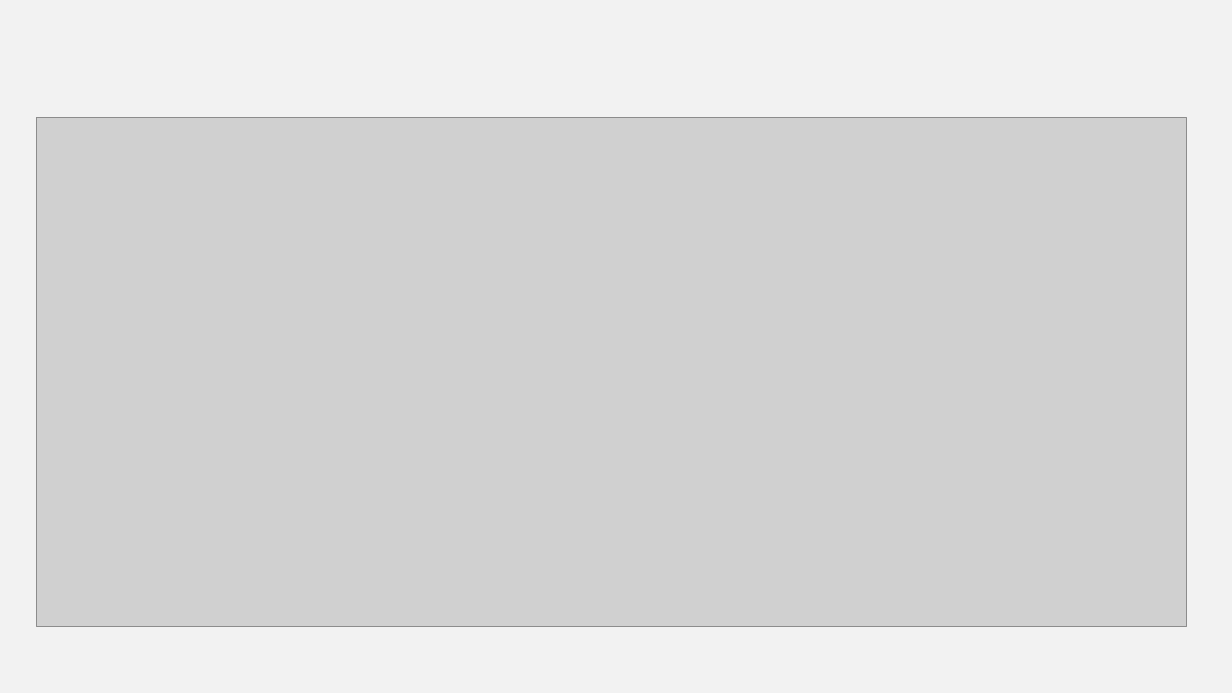
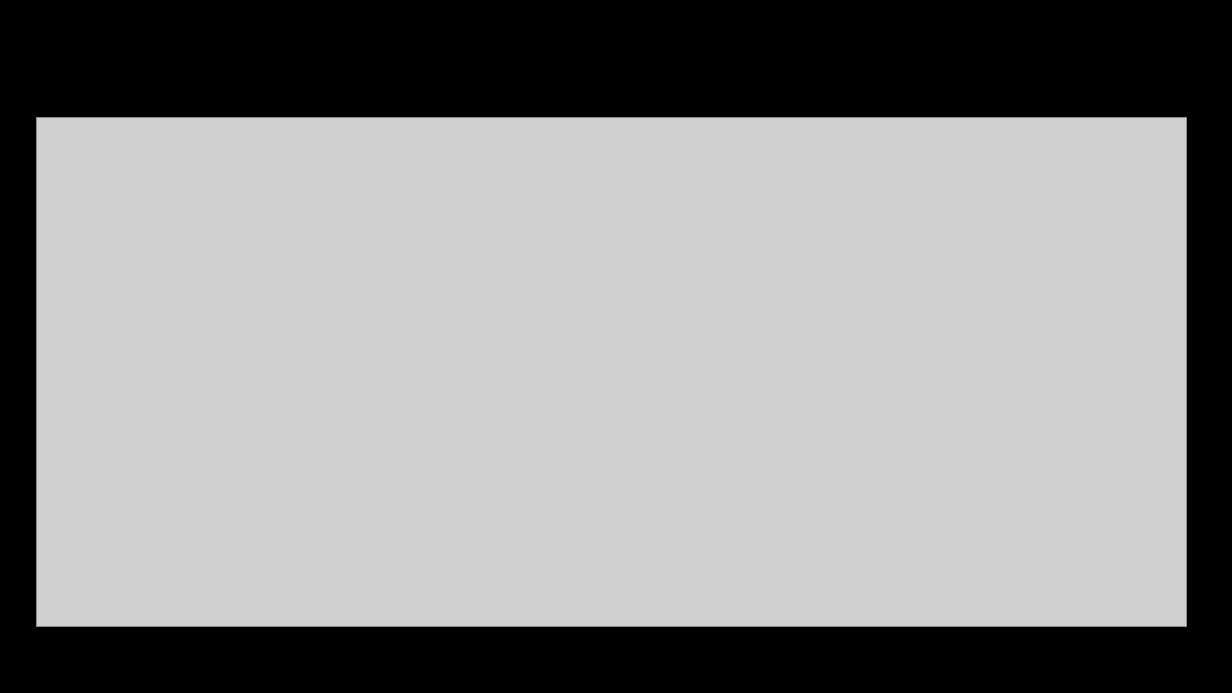
Before and after one commit to Blackbullbjj/eco_v_nukes, a slide deck: slide 9 of eco v nukes.pptx. Drawn at 1232x693 pixels with LibreOffice and Linux fonts; fonts in the diff are those of the drawing; grey boxes stand for pictures. Boxes give left, top, right and bottom in pixels: in the first picture for what was removed or moved away, otherwise in the second. Text is boxed around its words. In the diff, an @@ line names an element or a change of style, - is before the commit and + after.

```diff
--- a/eco v nukes.pptx
+++ b/eco v nukes.pptx
@@ background #F2F2F2 to #000000 @@
```
Also in this commit, not shown: 10 other slides changed, 1 slide added, 3 other files.
